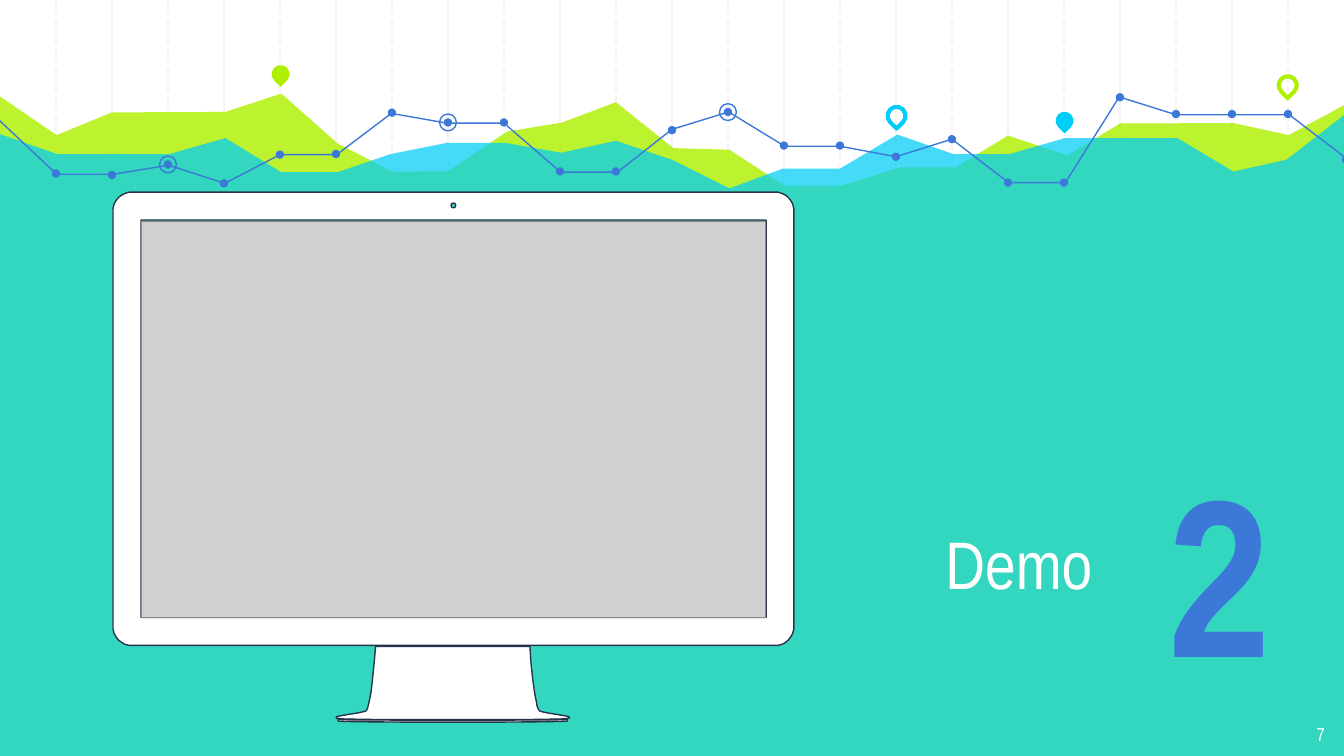
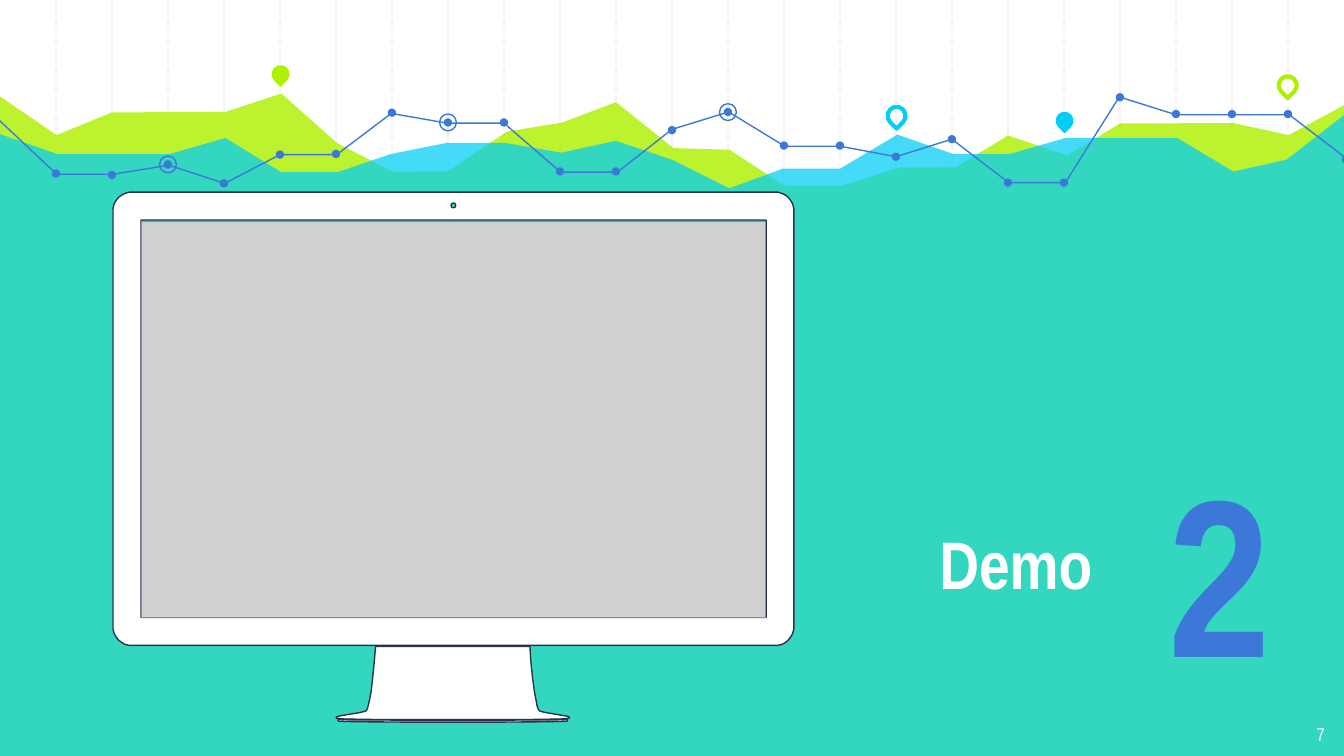
Before and after one commit to Andyayk/app, a slide deck: slide 7 of Graph Based Search.pptx. Drawn at 1344x756 pixels with LibreOffice and Linux fonts; fonts in the diff are those of the drawing; grey boxes stand for pictures. Boxes give left, top, right and bottom in pixels: in the first picture for what was removed or moved away, otherwise in the second. Text is boxed around its words. In the diff, an @@ line names an element or a change of style, - is before the commit and + after.

```diff
--- a/Graph Based Search.pptx
+++ b/Graph Based Search.pptx
@@ text "Demo" at <box>939,542,1092,590</box>: bold on @@
```
Also in this commit, not shown: 5 other slides changed, 1 slide added, 1 slide removed, 1 other file.
